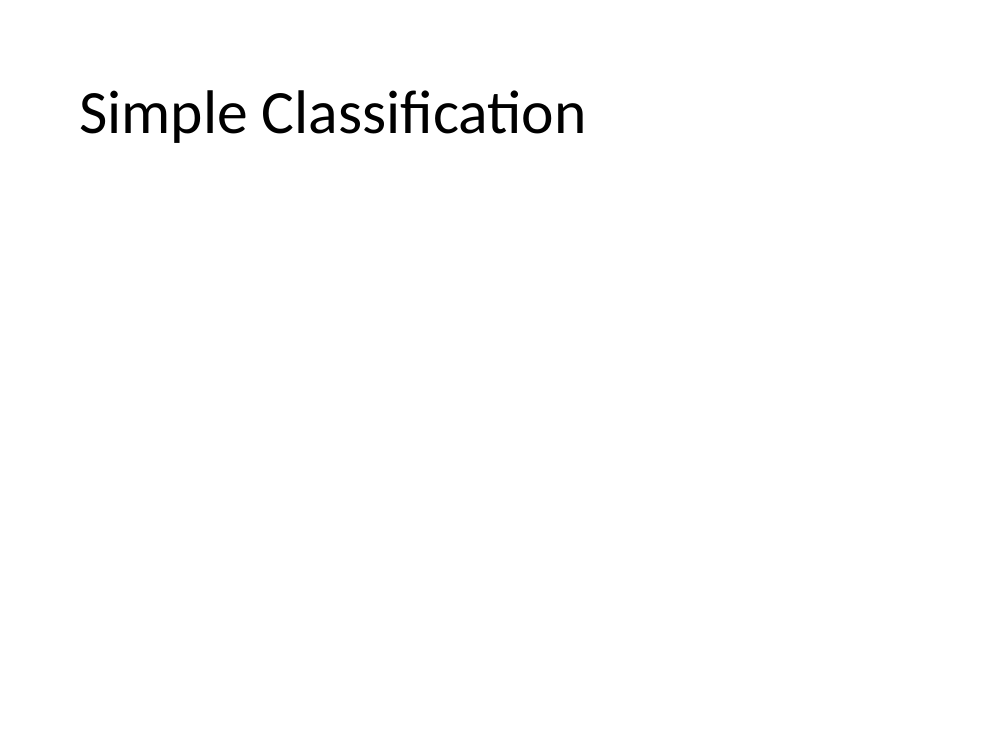
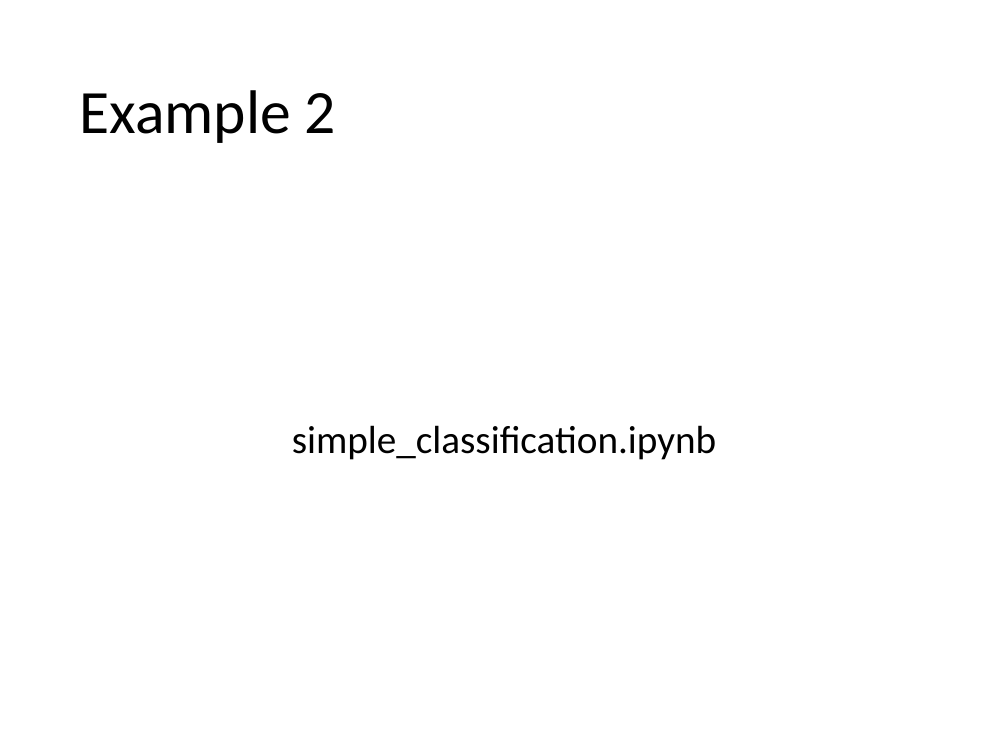
Before and after one commit to jkingphd/practical_bayes_opt, a slide deck: slide 10 of Data_science_nashville_jkk.pptx (slide 9 before the commit). Drawn at 1008x756 pixels with LibreOffice and Linux fonts; fonts in the diff are those of the drawing. Boxes give left, top, right and bottom in pixels: in the first picture for what was removed or moved away, otherwise in the second. Text is boxed around its words. In the diff, an @@ line names an element or a change of style, - is before the commit and + after.

Commit message:
Added simple regression example. Made small changes to PPT. Added some images of code from utility function calculations.

```diff
--- a/Data_science_nashville_jkk.pptx
+++ b/Data_science_nashville_jkk.pptx
@@ title at box(79, 90, 336, 143): text changed @@
-Simple Classification
+Example 2
@@ text added at box(292, 425, 716, 460), 28 pt, text #000000 @@
+simple_classification.ipynb
```
Also in this commit, not shown: 4 other slides changed, 3 slides added, 2 slides removed, 9 other files.
